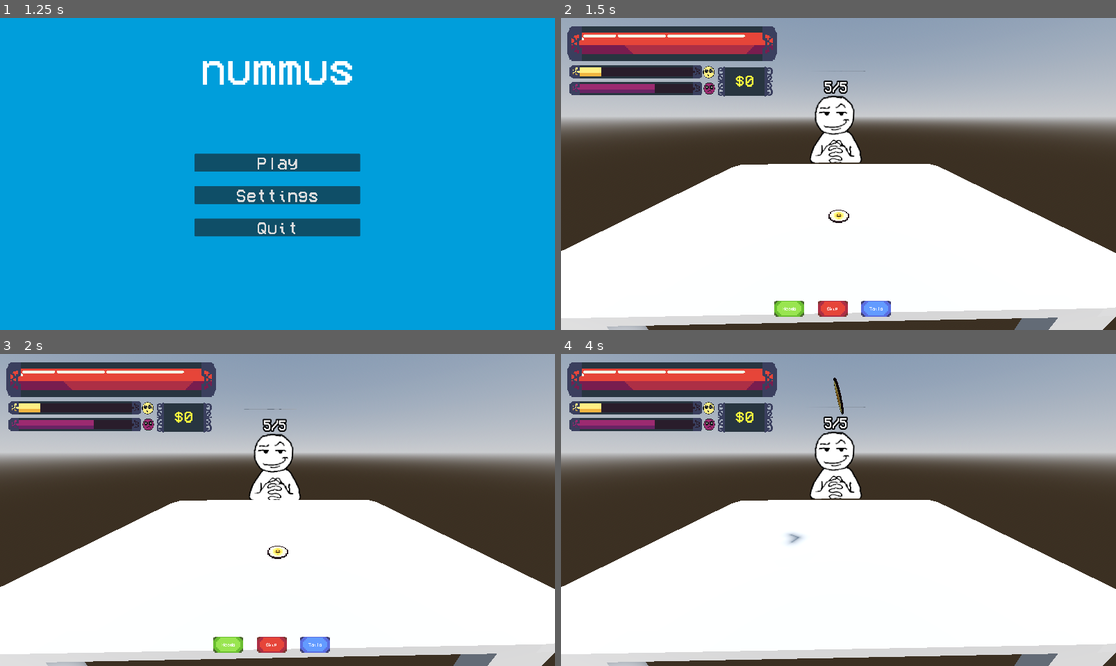
Above: before the commit, frames 1-4 (two rows, left to right).
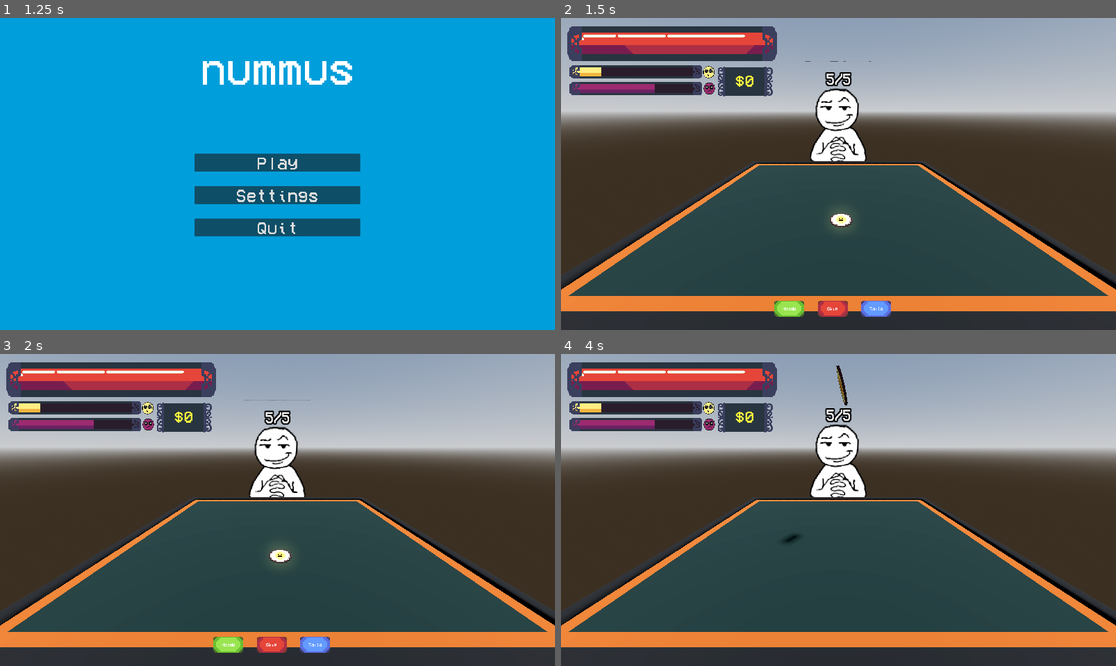
Above: after the commit, the same moments.

Repository: nianjindev/nummus
Game: Godot game, scene res://gui/splash_screen/splash_screen_manager.tscn
The game is run twice, just before and just after one commit, with the same random seed, the same clock (stepped at 60 frames per second) and the same inputs. The engine's default icon, where the game draws it, is replaced by a stand-in: a white triangle on a blue panel in a dark square.
Inputs (mouse positions are in pixels of both pictures, inside the frame that each line leads up to):
- Up to frame 1 (1.25 s): tap Enter at 0.5 s; move the mouse to (399, 158) at 0.52 s; click (399, 158) at 0.67 s; tap Space at 0.77 s
- Up to frame 2 (1.5 s): click "Play" at 1.25 s
- Up to frame 3 (2 s): no input
- Up to frame 4 (4 s): click "Skip" at 2 s; click "Skip" at 2.75 s; click "Heads" at 3.5 s

Frame 1 is identical in both runs. In frame 2, 47% of the frame differs, in the area x 0-100%, y 13-100%; in frame 3, 47%; in frame 4, 48%, in the area x 0-100%, y 3-100%.

Commit message:
revamped table

Diff:
--- a/nummus-game/base_objects/base_level.tscn
+++ b/nummus-game/base_objects/base_level.tscn
@@ -16,9 +16,6 @@
 tonemap_mode = 2
 glow_enabled = true
 
-[sub_resource type="BoxShape3D" id="BoxShape3D_pkg7o"]
-size = Vector3(1.9002686, 0.062927246, 1)
-
 [node name="BaseLevel" type="Node3D"]
 script = ExtResource("1_ftfrf")
 metadata/_edit_lock_ = true
@@ -27,20 +24,17 @@
 environment = SubResource("Environment_dwbse")
 
 [node name="DirectionalLight3D" type="DirectionalLight3D" parent="."]
-transform = Transform3D(-0.8660253, -0.4330129, 0.2500001, 0, 0.49999994, 0.86602545, -0.50000024, 0.74999994, -0.43301257, 0, 3.2001572, -2.3557458)
+transform = Transform3D(-0.8660253, -0.4330129, 0.2500001, 0, 0.49999994, 0.86602545, -0.50000024, 0.74999994, -0.43301257, 0.73161906, 2.7068377, -1.0599079)
+light_energy = 2.155
+light_specular = 1.07
 shadow_enabled = true
+shadow_blur = 0.897
 
 [node name="Camera3D" type="Camera3D" parent="."]
-transform = Transform3D(0.01570728, -0.34689286, 0.9377732, 0, 0.9378889, 0.34693566, -0.9998766, -0.0054494157, 0.014731685, 1.3244811, 1.0790656, 0)
-fov = 90.0
+transform = Transform3D(-4.3711385e-08, -0.34693566, 0.9378889, 0, 0.9378889, 0.34693566, -0.99999994, 1.5165039e-08, -4.0996426e-08, 1.3244811, 1.0790656, 0)
+fov = 85.0
 
-[node name="StaticBody3D" type="StaticBody3D" parent="."]
-
-[node name="CollisionShape3D" type="CollisionShape3D" parent="StaticBody3D"]
-transform = Transform3D(1, 0, 0, 0, 1, 0, 0, 0, 1, 0.015075684, 0.375885, 0)
-shape = SubResource("BoxShape3D_pkg7o")
-
-[node name="MeshInstance3D" type="MeshInstance3D" parent="StaticBody3D"]
-transform = Transform3D(0.21051848, 0, 0, 0, 0.21051848, 0, 0, 0, 0.64167446, 0, 0, 0)
+[node name="MeshInstance3D" type="MeshInstance3D" parent="."]
+transform = Transform3D(0.21, 0, 0, 0, 0.21, 0, 0, 0, 0.21, 0, 0, 0)
 mesh = ExtResource("1_3o4py")
 skeleton = NodePath("")
Not shown, changed: nummus-game/assets/3d/coin_table.mtl
Not shown, changed: nummus-game/assets/3d/coin_table.obj
Not shown: 1 places in nummus-game/base_objects/base_level.tscn that only renumber resources
